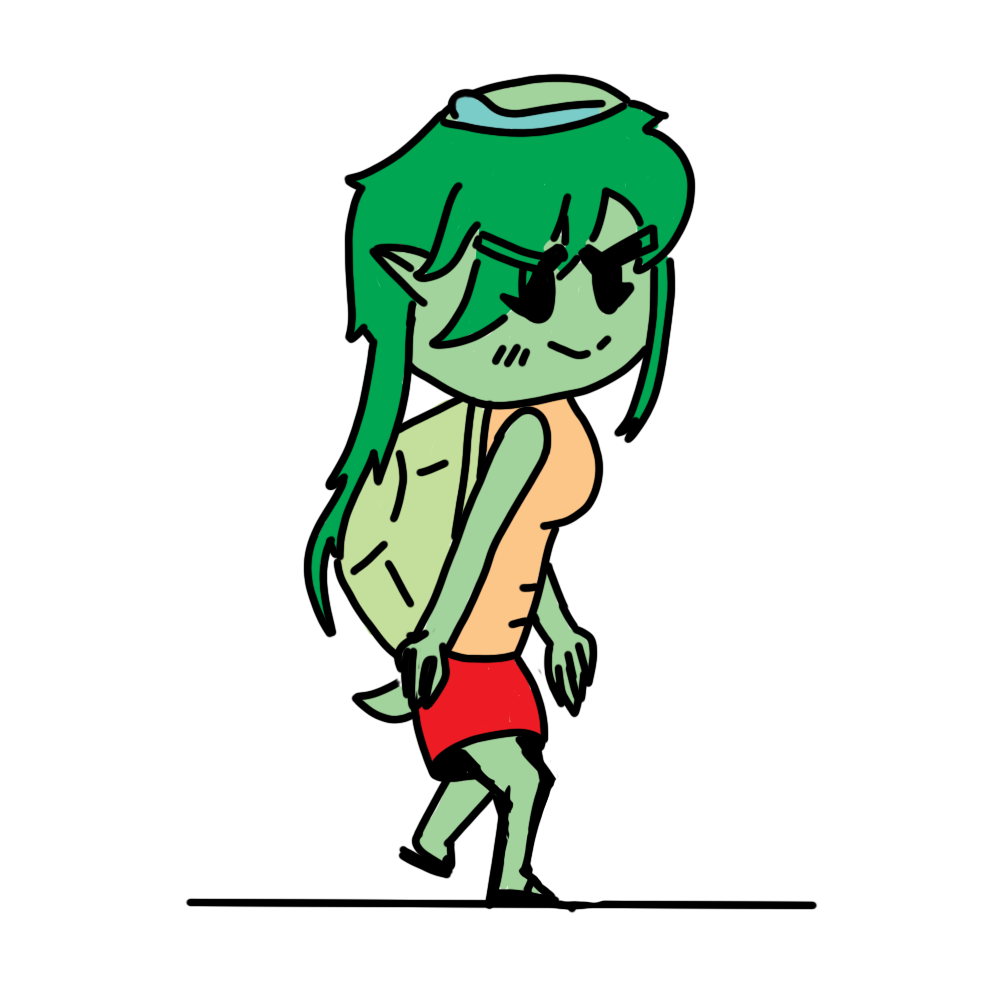
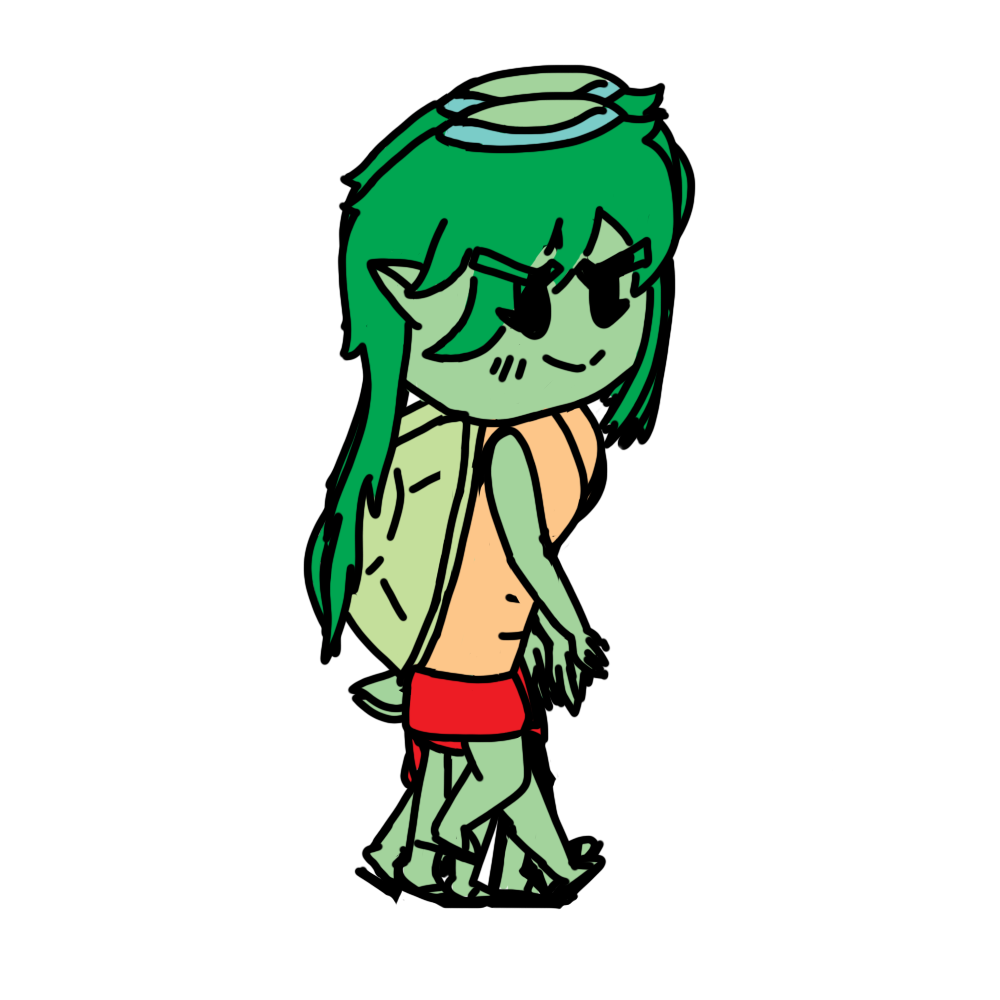
Revision of a layered 1000 x 1000 image; what changed, layer by layer:
showed "F4", painted on it over [left=186, top=91, right=808, bottom=911]
showed "F3", painted on it over [left=185, top=64, right=818, bottom=911]
painted on "F2" over [left=185, top=872, right=818, bottom=914]
showed "F1" over [left=322, top=78, right=689, bottom=907]
removed layer "Background" over [left=185, top=64, right=818, bottom=914]
